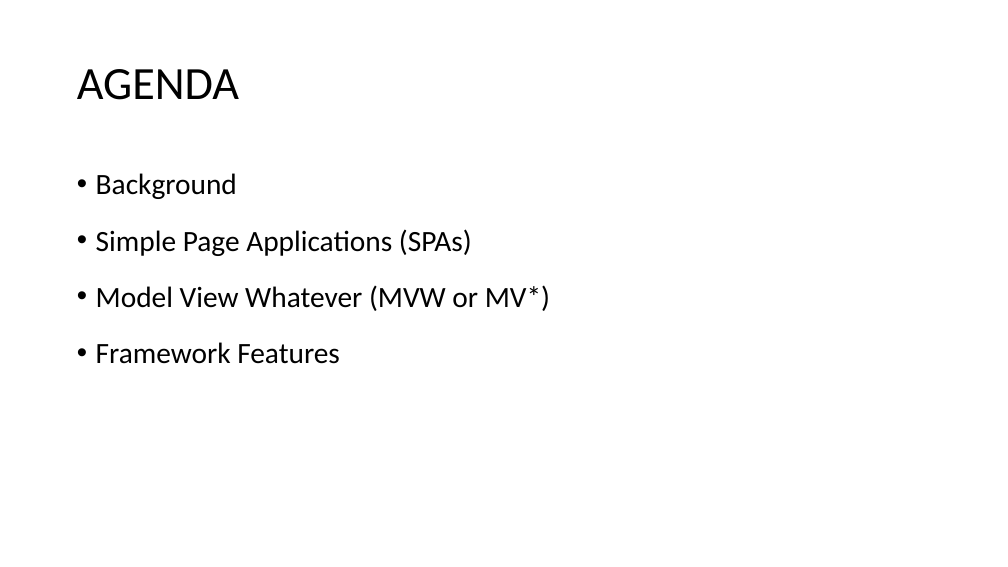
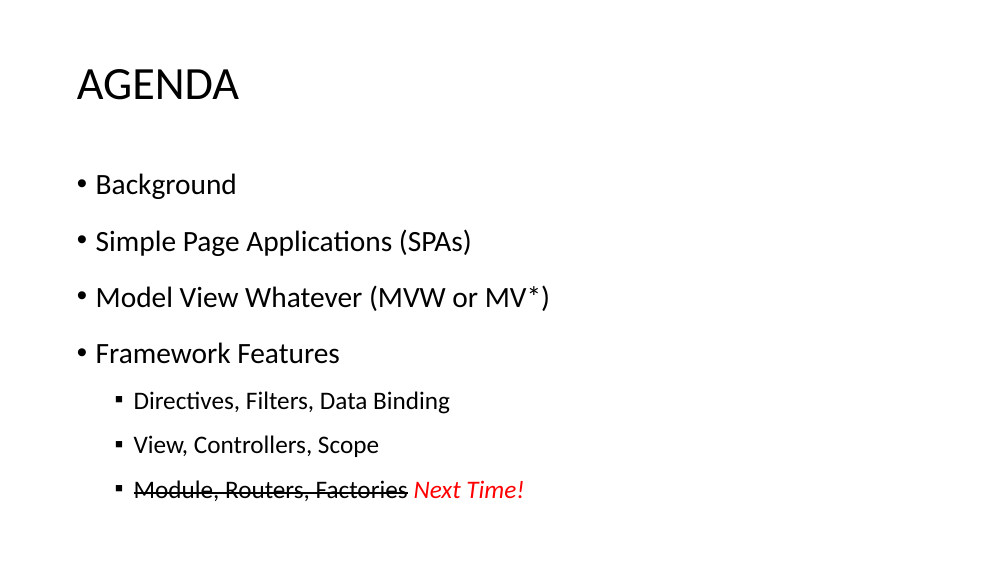
Before and after one commit to canpe/AngularJS-Examples, a slide deck: slide 2 of Angular.js.pptx. Drawn at 1008x567 pixels with LibreOffice and Linux fonts; fonts in the diff are those of the drawing. Boxes give left, top, right and bottom in pixels: in the first picture for what was removed or moved away, otherwise in the second. Text is boxed around its words. In the diff, an @@ line names an element or a change of style, - is before the commit and + after.

Commit message:
Presentation is fixed.

```diff
--- a/Angular.js.pptx
+++ b/Angular.js.pptx
@@ text at (x1=134, y1=391, x2=524, y2=501): paragraphs added @@
+  ▪ Directives, Filters, Data Binding
+  ▪ View, Controllers, Scope
+  ▪ Module, Routers, Factories Next Time!
```
Also in this commit, not shown: 2 other slides changed, 5 slides added.
